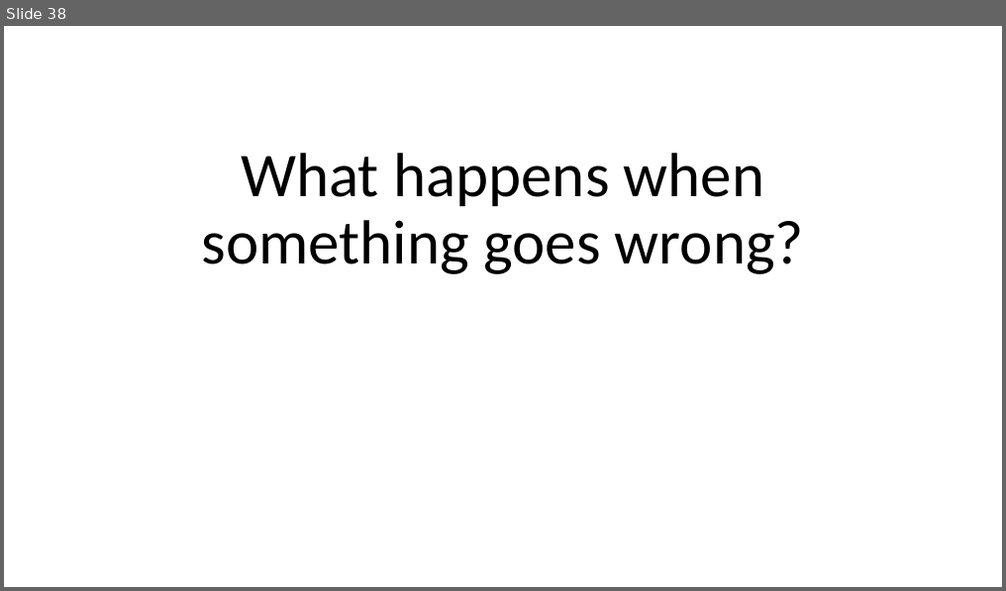
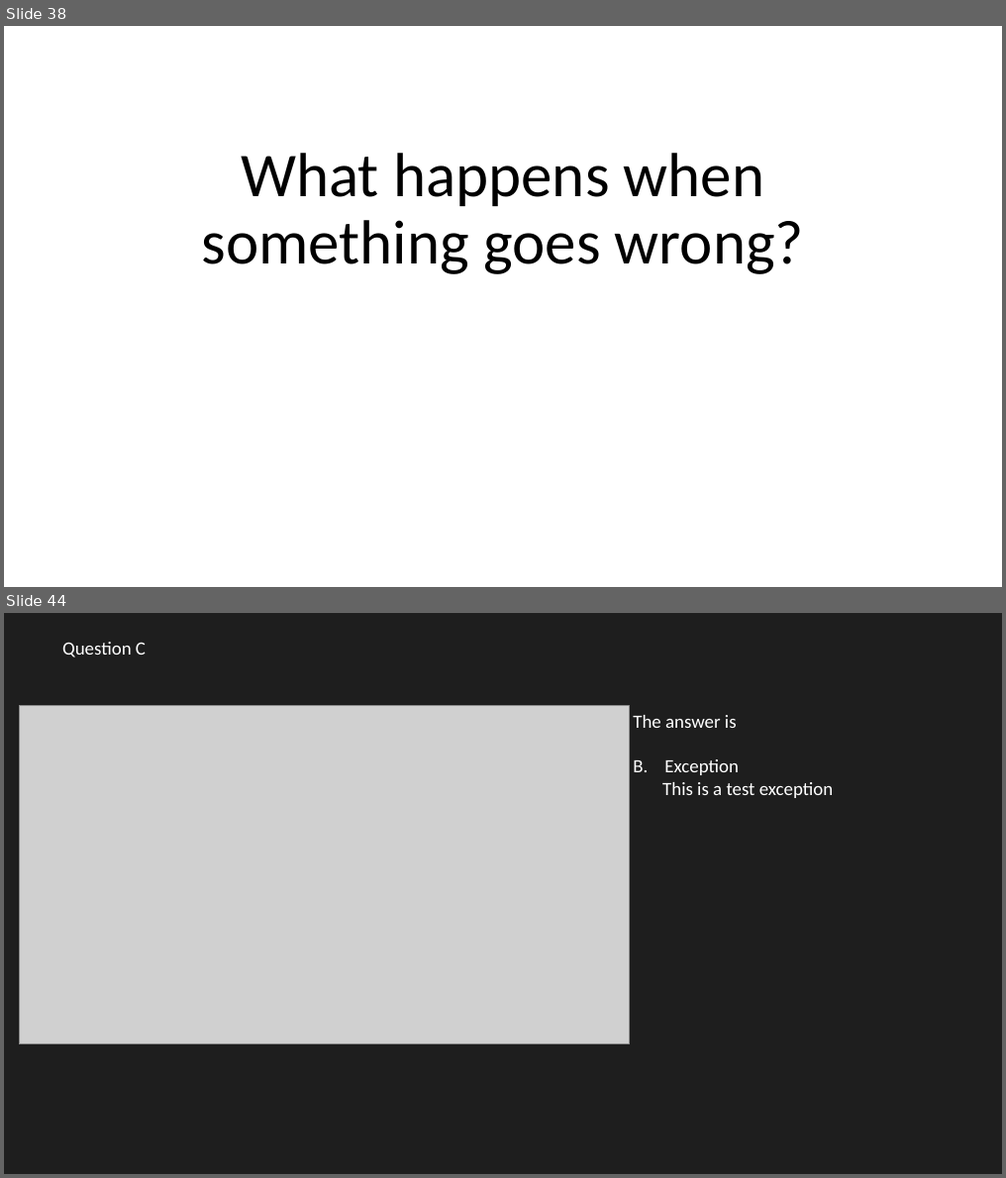
Before and after one commit to JoshKain/AsyncAwaitQuiz, a slide deck: Async and await presentation.pptx. Shown one above the other, each under a label of ours: slide 38 before the commit, slides 38 and 44 after it; the slides between them are not shown. The pictures are 1006x591 and 1006x1178 pixels, drawn with LibreOffice and Linux fonts; fonts in the diff are those of the drawing; grey boxes stand for pictures. Boxes give left, top, right and bottom in pixels: in the first picture for what was removed or moved away, otherwise in the second. Text is boxed around its words. In the diff, an @@ line names an element or a change of style, - is before the commit and + after.

```diff
--- a/Async and await presentation.pptx
+++ b/Async and await presentation.pptx
@@ slide 44 added at [4, 613, 1002, 1174], background #1E1E1E @@
@@ text added at [62, 642, 146, 658], 18 pt, text #FFFFFF @@
+Question C
@@ picture added at [19, 706, 630, 1045] @@
@@ text added at [633, 715, 834, 798], 18 pt, text #FFFFFF @@
+The answer is
+B. Exception
+This is a test exception
```
Also in this commit, not shown: 17 other slides added, 1 other file.
